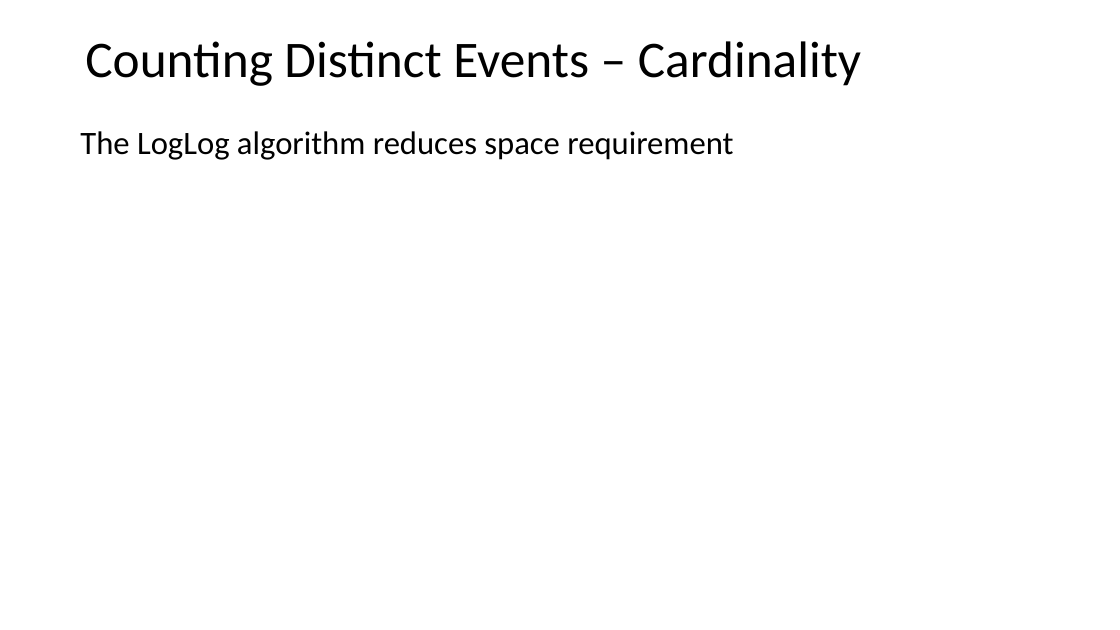
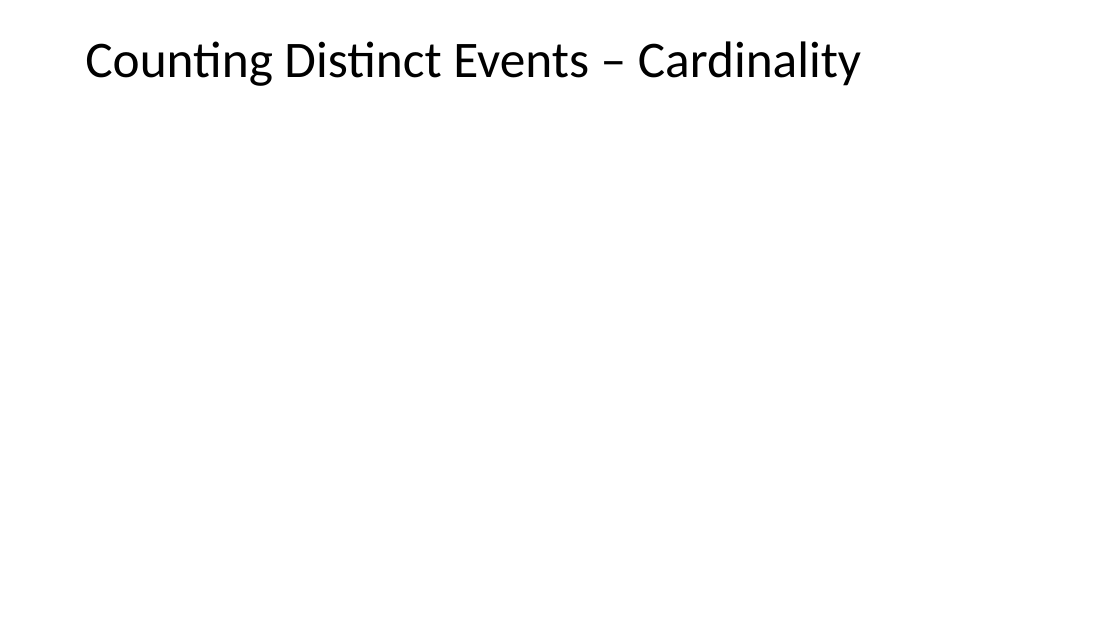
Before and after one commit to StephenElston/CSCI-E-108, a slide deck: slide 73 of slides/3_StreamingAnalytics.pptx (slide 69 before the commit). Drawn at 1120x630 pixels with LibreOffice and Linux fonts; fonts in the diff are those of the drawing; grey boxes stand for pictures. Boxes give left, top, right and bottom in pixels: in the first picture for what was removed or moved away, otherwise in the second. Text is boxed around its words. In the diff, an @@ line names an element or a change of style, - is before the commit and + after.

Commit message:
Added slides in performance of HyperLogLog algorithm

```diff
--- a/slides/3_StreamingAnalytics.pptx
+++ b/slides/3_StreamingAnalytics.pptx
@@ text removed at (80,131,733,160) @@
-The LogLog algorithm reduces space requirement
```
Also in this commit, not shown: 3 slides added.
